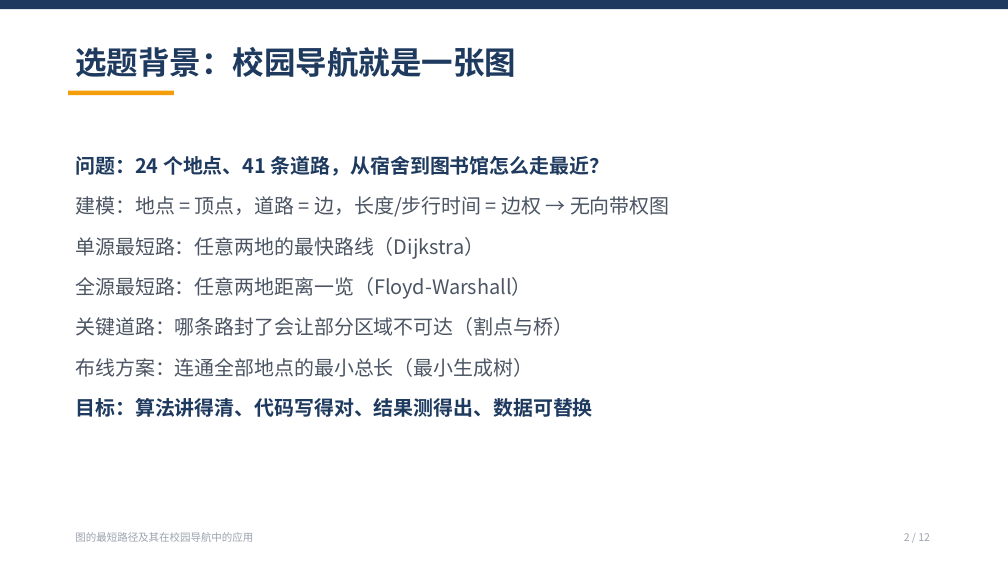
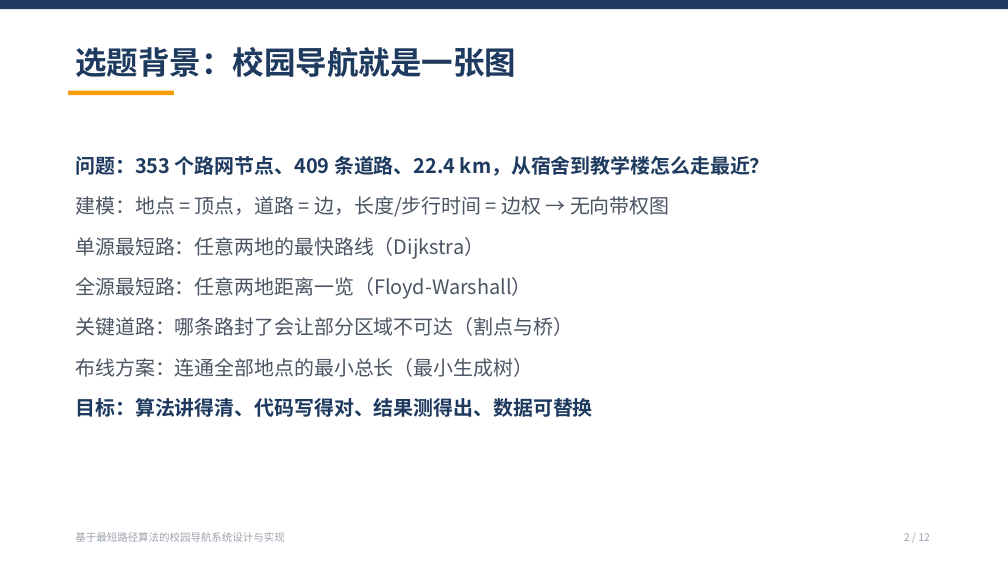
Before and after one commit to CR7Jialuo/UseOfTu, a slide deck: slide 2 of docs/答辩演示.pptx. Drawn at 1008x567 pixels with LibreOffice and Linux fonts; fonts in the diff are those of the drawing. Boxes give left, top, right and bottom in pixels: in the first picture for what was removed or moved away, otherwise in the second. Text is boxed around its words. In the diff, an @@ line names an element or a change of style, - is before the commit and + after.

Commit message:
feat: 真实路网报告插图、PPT 改版(12 页)、提交包刷新

```diff
--- a/docs/答辩演示.pptx
+++ b/docs/答辩演示.pptx
@@ text at (75, 156, 770, 176): text changed @@
-问题：24 个地点、41 条道路，从宿舍到图书馆怎么走最近？
+问题：353 个路网节点、409 条道路、22.4 km，从宿舍到教学楼怎么走最近？
@@ text at (75, 532, 284, 542): text changed @@
-图的最短路径及其在校园导航中的应用
+基于最短路径算法的校园导航系统设计与实现
```
Also in this commit, not shown: 11 other slides changed, 9 other files.
